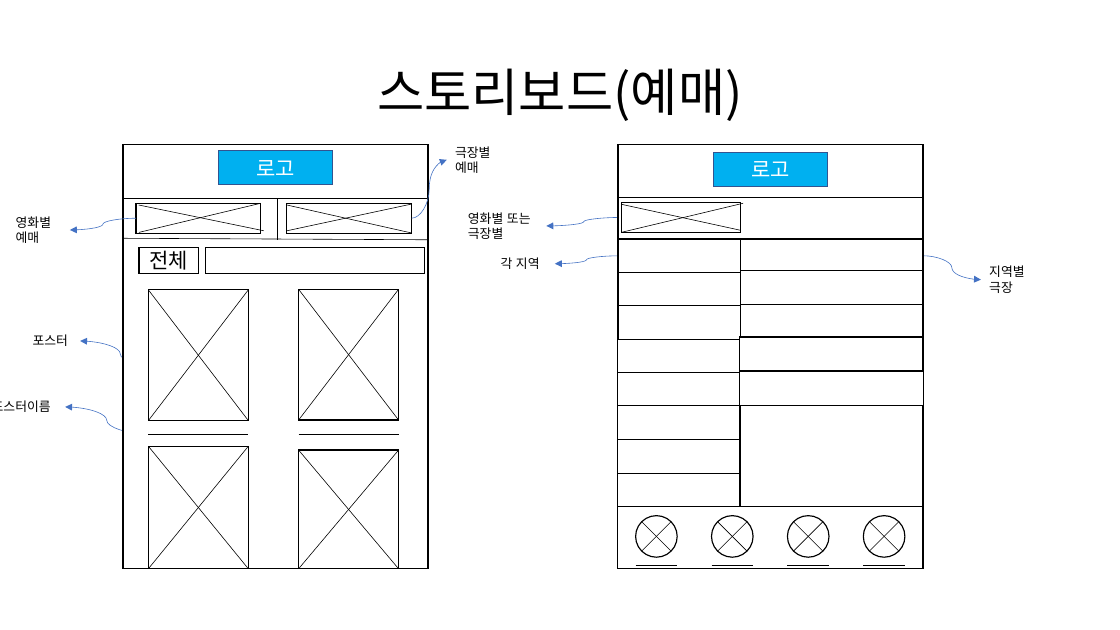
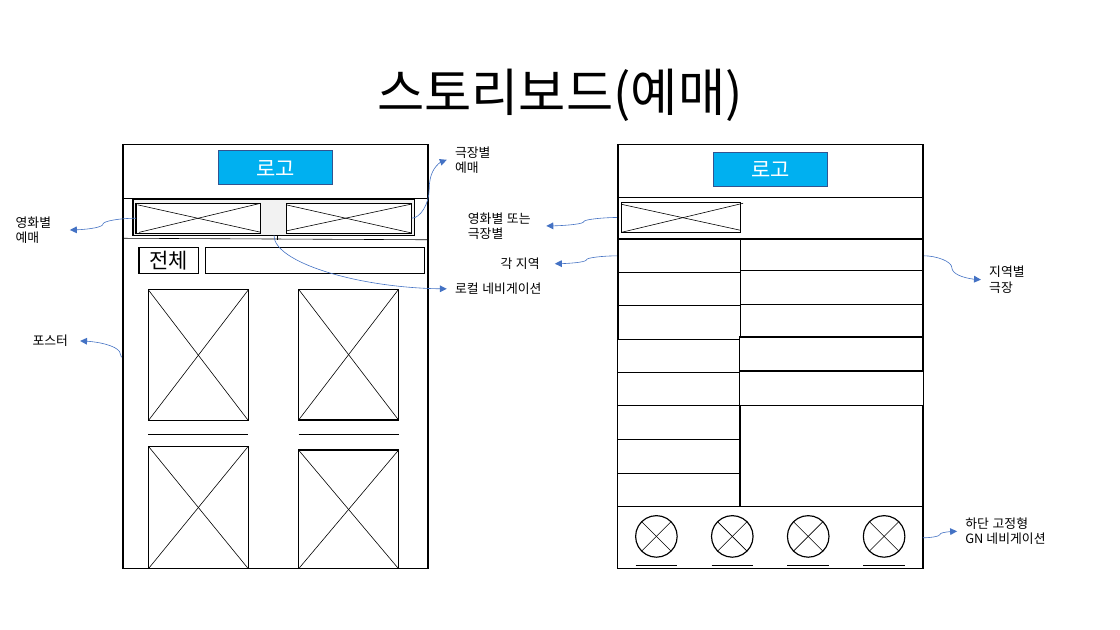
Before and after one commit to vkffls10/report03, a slide deck: slide 11 of 강민우-UX설계.pptx. Drawn at 1120x630 pixels with LibreOffice and Linux fonts; fonts in the diff are those of the drawing; background and template pictures are left out. Boxes give left, top, right and bottom in pixels: in the first picture for what was removed or moved away, otherwise in the second. Text is boxed around its words. In the diff, an @@ line names an element or a change of style, - is before the commit and + after.

```diff
--- a/강민우-UX설계.pptx
+++ b/강민우-UX설계.pptx
@@ rectangle added at [133,199,415,235], fill #F2F2F2, outline #000000 1 pt @@
@@ line moved from (139, 205) - (264, 231) to (138, 205) - (260, 233) @@
@@ curved arrow added from (274, 235) to (447, 289), #4472C4 0.5 pt @@
@@ text added at [455,282,541,294], 11 pt, text #000000 @@
+로컬 네비게이션
@@ text removed at [0,400,51,412] @@
-포스터이름
@@ curved arrow removed from (149, 434) to (66, 407) @@
@@ curved arrow added from (923, 538) to (957, 532), #4472C4 0.5 pt @@
@@ text added at [965,517,1045,544], 11 pt, text #000000 @@
+하단 고정형
+GN 네비게이션
```
Also in this commit, not shown: 3 other slides changed.
